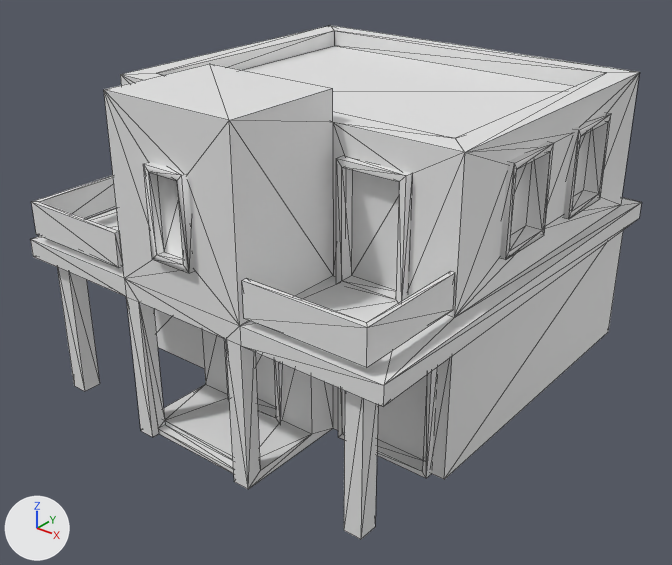
What one commit did to the glTF model assets/golden_scene/city_v20/family_house_04.glb.
Rendered twice from a 50 mm lens placed at (2.72, -3.52, 2.62), pointed at (0.03, -0.16, 0.54). The axes (+X, +Y, +Z) are drawn at lower left. The lights are the same throughout. The picture after the commit comes second. Mesh edges are drawn as thin lines. Where no turn or scale is listed for an object, it has been applied to the vertices.

Names of what the first picture shows: 'house5_baked_Cube.064'.
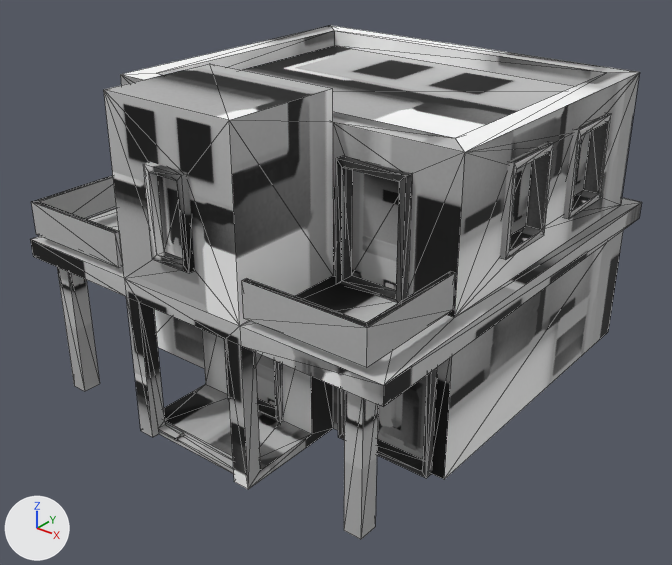
The newer file is also turned or shifted as a whole; pictures and numbers use the older file's frame.

Edits to the bpy script that builds the scene:
```text
Add img_ao_house5:
    img_ao_house5 = load_image('ao_house5', '_unpacked/ao_house5', 512, 512, 'sRGB')
Add mat_v20baked:
    mat_v20baked = principled_material('V20Baked')
    mat_v20baked.texture = img_ao_house5
    mat_v20baked.roughness = 0.76
Change me_house5_baked_cube_064:
    where me_house5_baked_cube_064.from_pydata(...)  # 388 vertices, 644 faces; spans x -1.06..1.07, y -0.77..1.64, z -0.77..0.9
    add me_house5_baked_cube_064.materials.append(mat_v20baked)  # picture img_ao_house5
```

Location of each change, [x1, y1, x2, y2] in pixels of the pictures (672 x 565 px):
'house5_baked_Cube.064', recoloured (white to grey): [30, 25, 642, 539] in both
